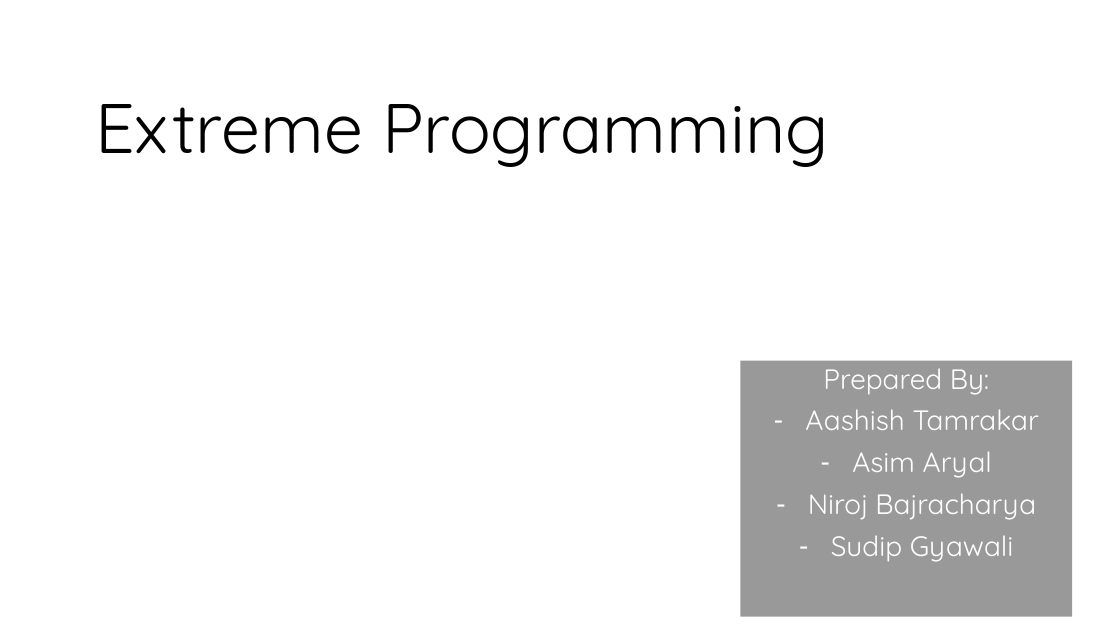
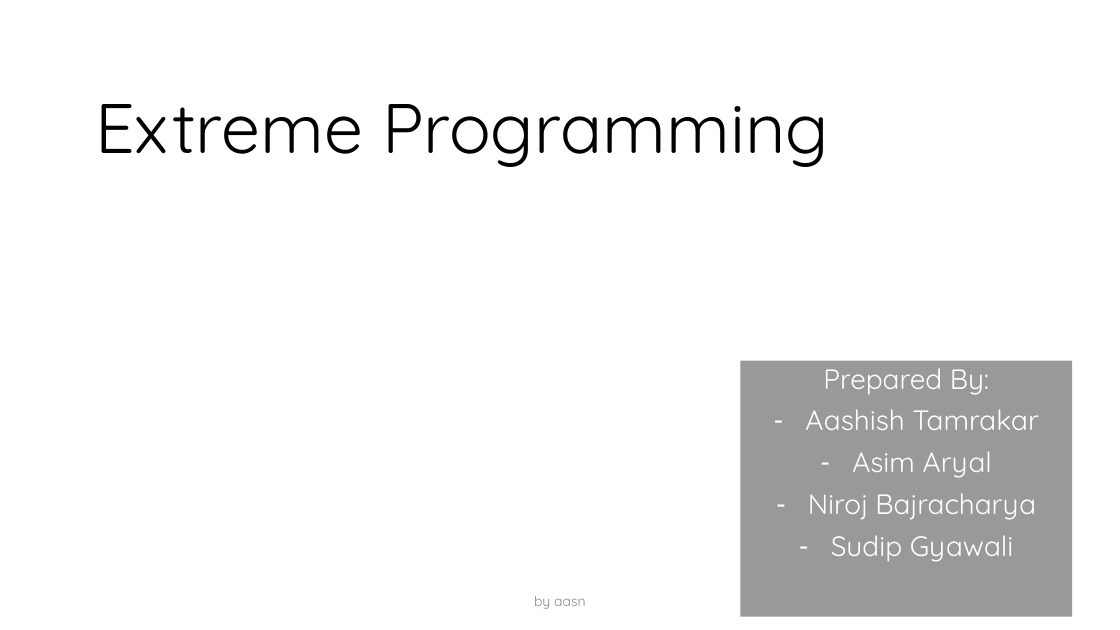
Before and after one commit to praash47/aasn-iii, a slide deck: slide 1 of extreme_programming.pptx. Drawn at 1120x630 pixels with LibreOffice and Linux fonts; fonts in the diff are those of the drawing; background and template pictures are left out. Boxes give left, top, right and bottom in pixels: in the first picture for what was removed or moved away, otherwise in the second. Text is boxed around its words. In the diff, an @@ line names an element or a change of style, - is before the commit and + after.

Commit message:
updating xp

```diff
--- a/extreme_programming.pptx
+++ b/extreme_programming.pptx
@@ text added at box(534, 596, 586, 609), 12 pt, text #8C8C8C @@
+by aasn
```
Also in this commit, not shown: 13 other slides changed.
